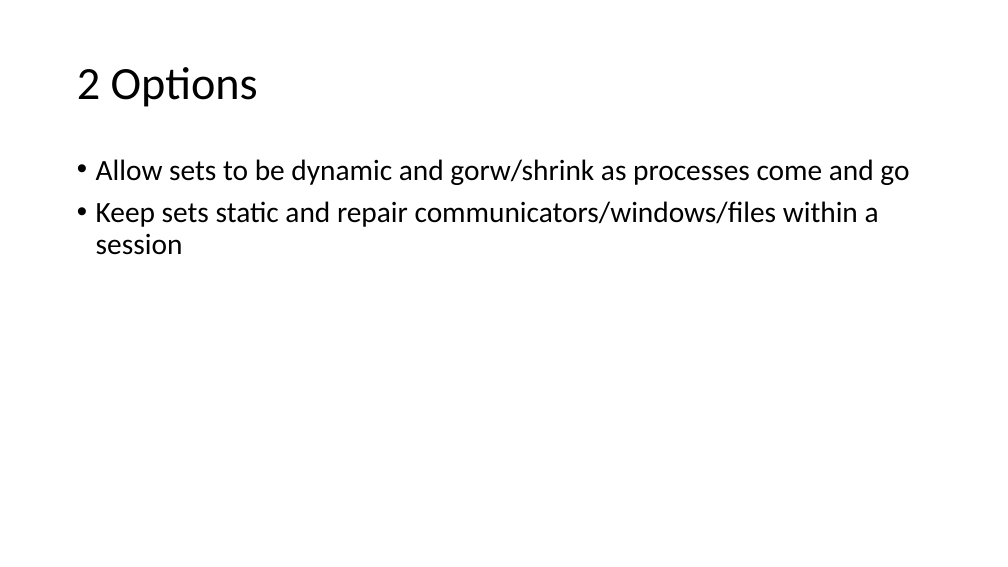
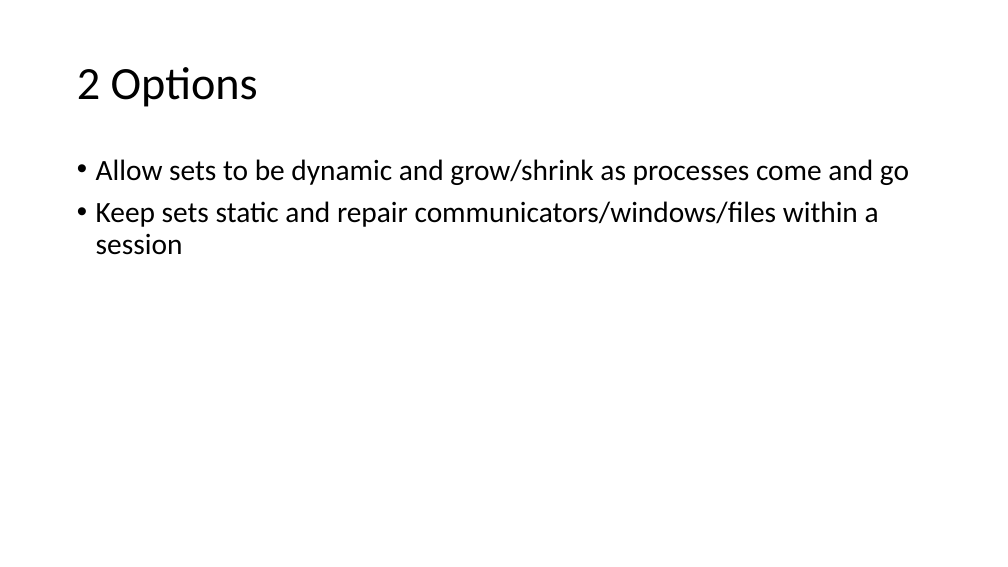
Before and after one commit to mpiwg-ft/ft-issues, a slide deck: slide 2 of slides/2016-03-29 ULFM-Sessions.pptx. Drawn at 1008x567 pixels with LibreOffice and Linux fonts; fonts in the diff are those of the drawing. Boxes give left, top, right and bottom in pixels: in the first picture for what was removed or moved away, otherwise in the second. Text is boxed around its words. In the diff, an @@ line names an element or a change of style, - is before the commit and + after.

```diff
--- a/slides/2016-03-29 ULFM-Sessions.pptx
+++ b/slides/2016-03-29 ULFM-Sessions.pptx
@@ text at (96, 159, 909, 185): text changed @@
-• Allow sets to be dynamic and gorw/shrink as processes come and go
+• Allow sets to be dynamic and grow/shrink as processes come and go
```
Also in this commit, not shown: 1 other slide changed, 1 other file.
